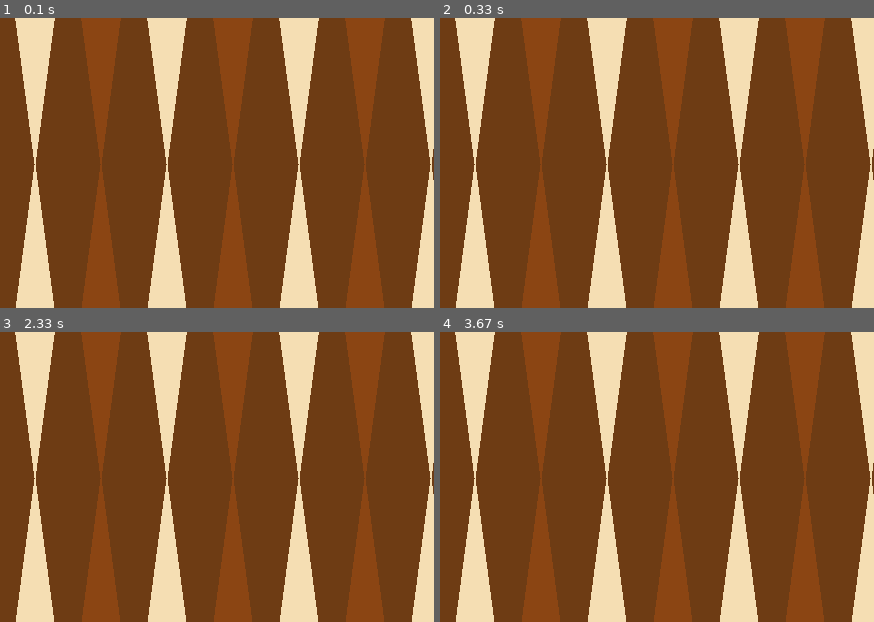
Above: before the commit, frames 1-4 (two rows, left to right).
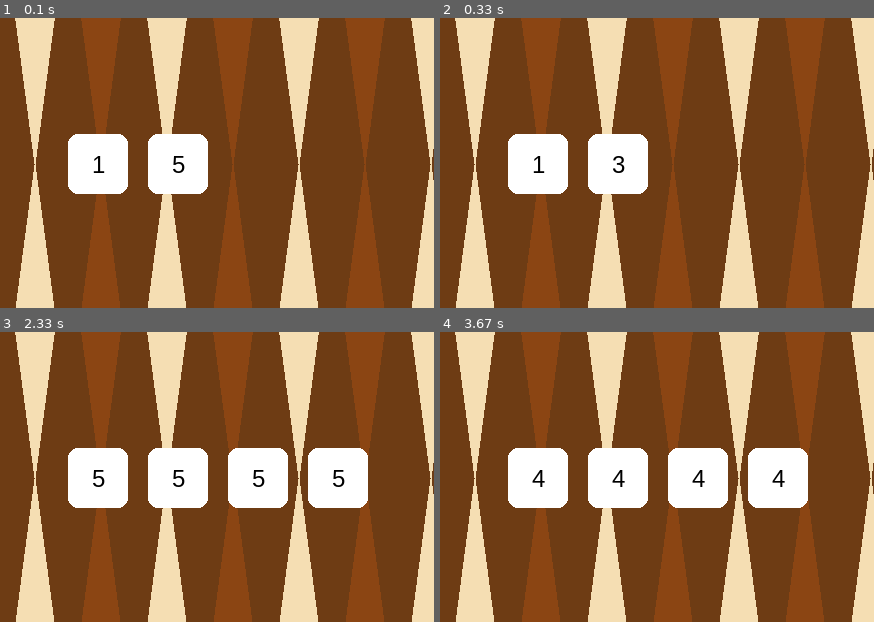
Above: after the commit, the same moments.

Repository: um-computacion/computacion-2025-backgammon-zoecamus
Game: pygame game, started from gui/PygameUI.py
Same seed, same stepped clock (60 frames per second), same inputs: the game is played once before the commit and once after it.
Inputs:
- Up to frame 1 (0.1 s): no input
- Up to frame 2 (0.33 s): no input
- Up to frame 3 (2.33 s): no input
- Up to frame 4 (3.67 s): no input
The pictures show only the part of the screen within x 34-84%, y 27-76%; the shares and areas given below are measured in that part.

The runs differ from the first frame. In frame 1, 5.6% of the frame differs, in the area x 15-48%, y 40-61%; in frame 2, 5.6%; in frame 3, 11%, in the area x 15-85%, y 40-61%; in frame 4, 11%.

Commit message:
tablero con dados agrego funcion

Diff:
--- a/gui/PygameUI.py
+++ b/gui/PygameUI.py
@@ -90,6 +90,8 @@
         screen.fill(MARRON)
         dibujar_tablero(screen)
         dibujar_fichas(screen, board)
+        dibujar_dados(screen, dice, fuente)
+
 
 
         # Mostrar turno actual
